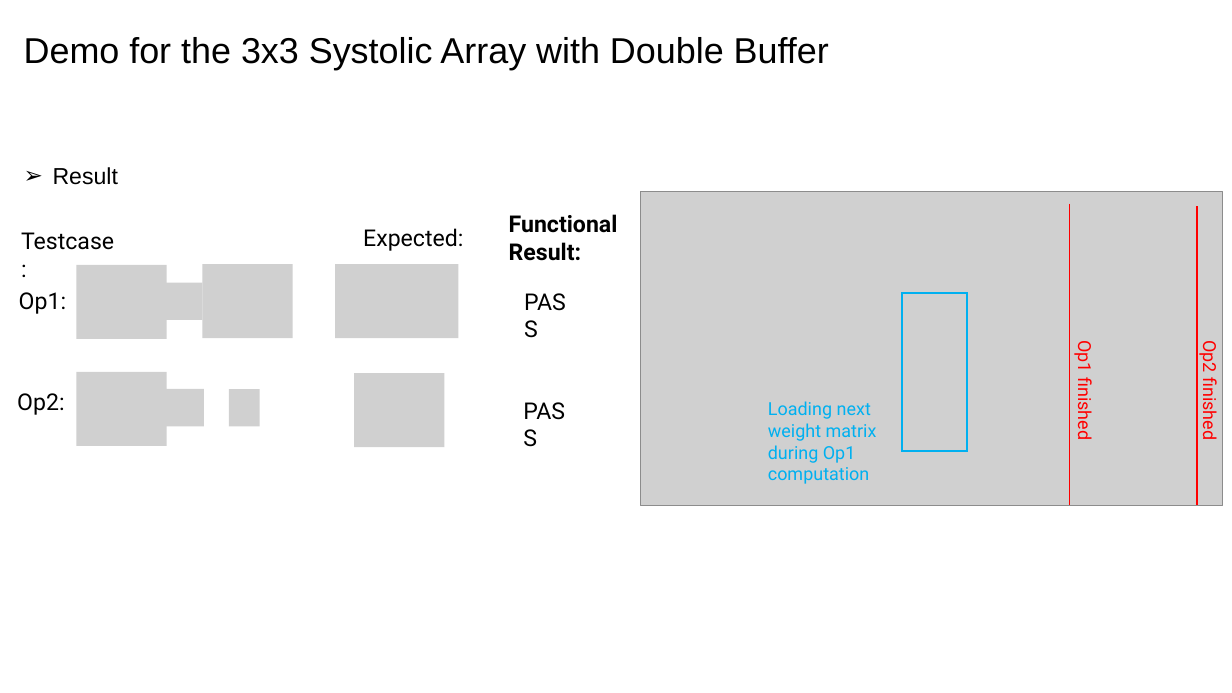
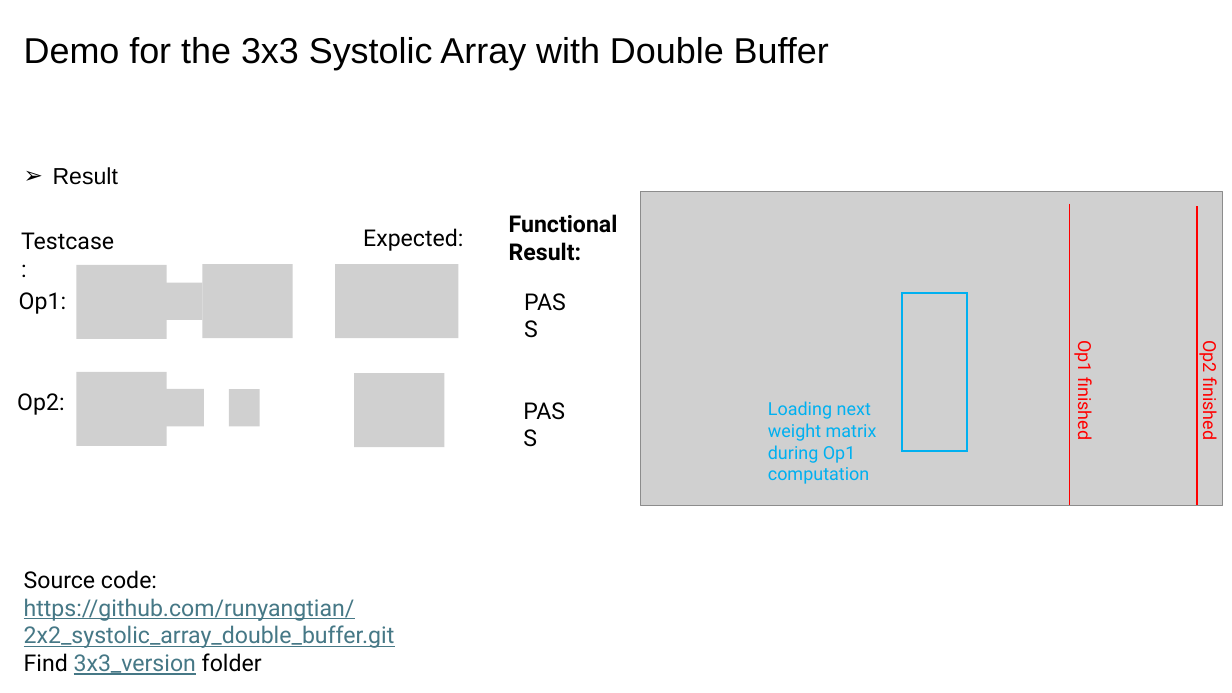
Before and after one commit to runyangtian/2x2_systolic_array_double_buffer, a slide deck: slide 1 of 3x3_version/demo.pptx. Drawn at 1232x693 pixels with LibreOffice and Linux fonts; fonts in the diff are those of the drawing; grey boxes stand for pictures. Boxes give left, top, right and bottom in pixels: in the first picture for what was removed or moved away, otherwise in the second. Text is boxed around its words. In the diff, an @@ line names an element or a change of style, - is before the commit and + after.

```diff
--- a/3x3_version/demo.pptx
+++ b/3x3_version/demo.pptx
@@ text added at (24,570,395,675), 18 pt, text #467886, underline @@
+Source code:
+https://github.com/runyangtian/2x2_systolic_array_double_buffer.git
+Find 3x3_version folder
```
